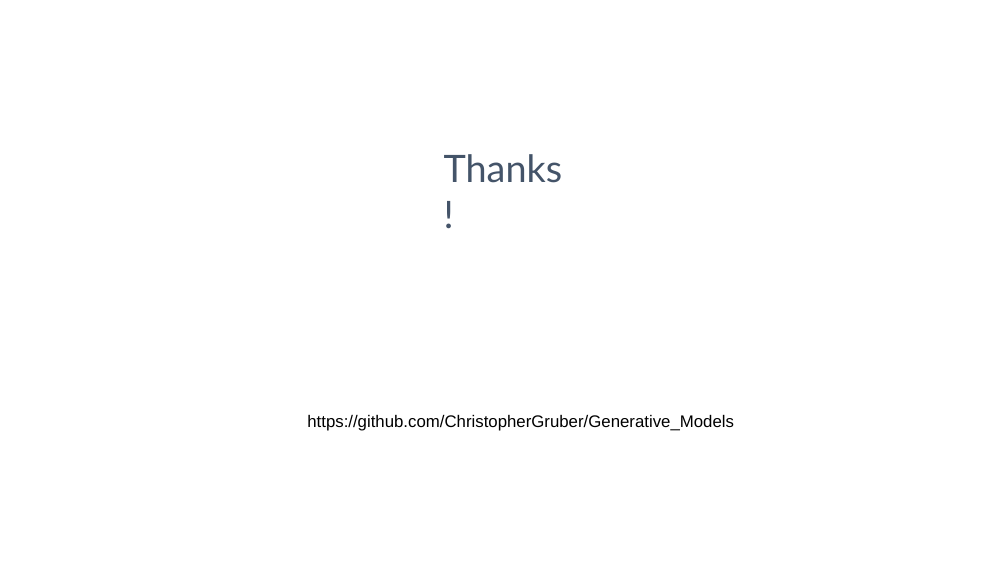
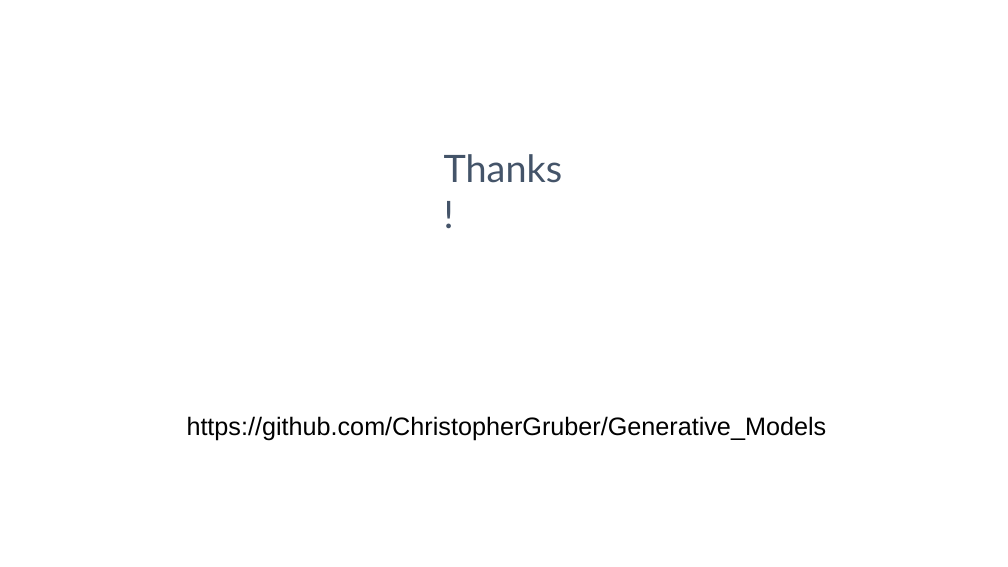
Before and after one commit to ChristopherGruber/Generative_Models, a slide deck: slide 11 of Generative_Models.odp. Drawn at 1008x567 pixels with LibreOffice and Linux fonts; fonts in the diff are those of the drawing. Boxes give left, top, right and bottom in pixels: in the first picture for what was removed or moved away, otherwise in the second. Text is boxed around its words. In the diff, an @@ line names an element or a change of style, - is before the commit and + after.

```diff
--- a/Generative_Models.odp
+++ b/Generative_Models.odp
@@ text "https://github.com/ChristopherGruber/Generative_Models": place and size @@
-text "https://github.com/ChristopherGruber/Generative_Models" at (307, 414, 734, 431)
+text "https://github.com/ChristopherGruber/Generative_Models" at (187, 416, 827, 441)
@@ text "https://github.com/ChristopherGruber/Generative_Models" at (187, 416, 827, 441): size 32 to 48 pt @@
```
Also in this commit, not shown: 3 other slides changed, 1 slide added, 1 slide removed, 5 other files.
